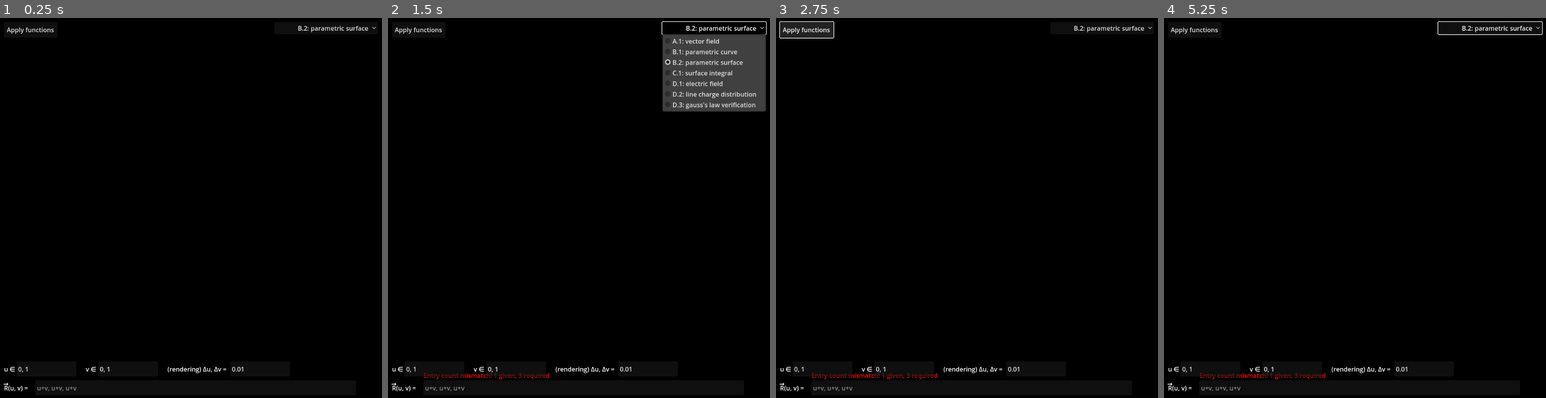
Above: before the commit, frames 1-4 (left to right).
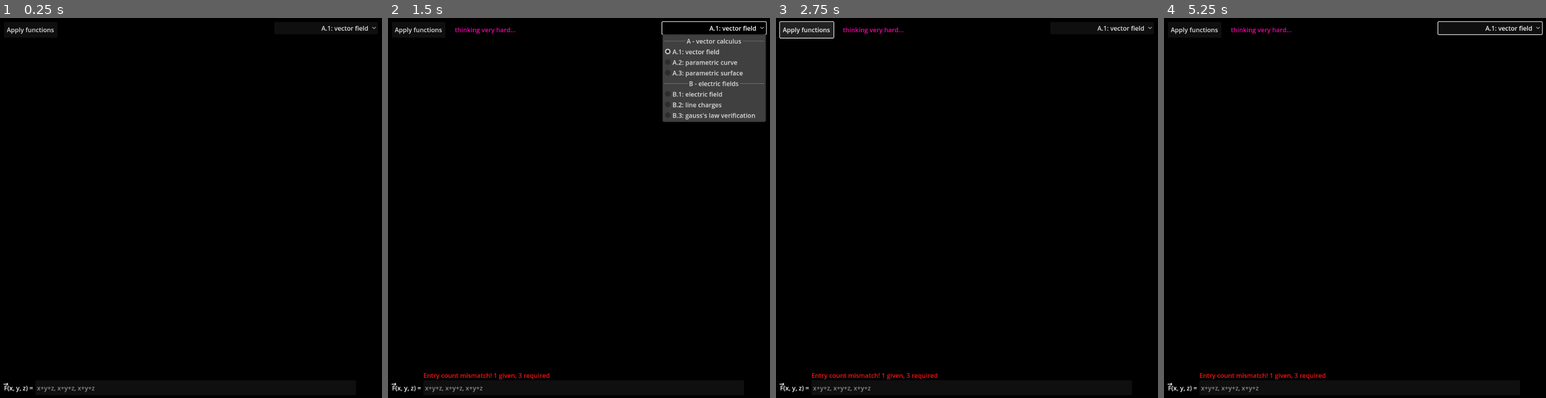
Above: after the commit, the same moments.

Repository: slotling/electromagnetism
Game: Godot game, scene res://Worlds/BaseWorlds/3d_world.tscn
Two runs of this game, one before a commit and one after it. Both use one fixed random seed, a clock stepped at 60 frames per second and the inputs below.
Inputs (mouse positions are in pixels of both pictures, inside the frame that each line leads up to):
- Up to frame 1 (0.25 s): no input
- Up to frame 2 (1.5 s): click "Apply functions" at 0.5 s; click "B.2: parametric surface" (after the commit: "A.1: vector field") at 1.25 s
- Up to frame 3 (2.75 s): click "Apply functions" at 2 s
- Up to frame 4 (5.25 s): click "B.2: parametric surface" (after the commit: "A.1: vector field") at 2.75 s; click "Apply functions" at 3.5 s; click "B.2: parametric surface" (after the commit: "A.1: vector field") at 4.25 s; tap Enter at 5 s; move the mouse to (1442, 189) at 5.02 s; click (1442, 189) at 5.1 s

The runs differ from the first frame. In frame 1, 0.5% of the frame differs, in the area x 1-97%, y 2-99%; in frame 2, 2.3%, in the area x 1-99%, y 2-99%; in frame 3, 0.7%; in frame 4, 0.7%.

Commit message:
divide sections

Diff:
--- a/Scenes/canvas_layers/information_inputs/function_input.gd
+++ b/Scenes/canvas_layers/information_inputs/function_input.gd
@@ -109,7 +109,7 @@
 			var variables_test = []
 			variables_test.resize(variable_names.size())
 			variables_test.fill(testCase)
-			var evaluation = evaluate(variables_test, true)
+			var evaluation = evaluate(variables_test, false)
 			#print(evaluation)
 			if typeof(evaluation) == TYPE_DICTIONARY and "error" in evaluation:
 				error = evaluation["error"]
--- a/Scenes/canvas_layers/information_inputs/function_input_updater.gd
+++ b/Scenes/canvas_layers/information_inputs/function_input_updater.gd
@@ -4,6 +4,10 @@
 @export var node_paths_of_function_inputs: Array[NodePath]
 
 func _on_button_pressed() -> void:
+	$Label.visible = true
+	await get_tree().process_frame
+	await get_tree().process_frame
+
 	var error_inputs = false
 	for i in node_paths_of_function_inputs:
 		#print(get_node(i)._on_button_pressed())
@@ -12,3 +16,5 @@
 		return
 	for i in node_paths_with_script_instance:
 		get_node(i).function_updater()
+
+	$Label.visible = false
--- a/Scenes/canvas_layers/information_inputs/function_input_updater.tscn
+++ b/Scenes/canvas_layers/information_inputs/function_input_updater.tscn
@@ -12,4 +12,13 @@
 offset_bottom = 64.0
 text = "Apply functions"
 
+[node name="Label" type="RichTextLabel" parent="."]
+visible = false
+offset_left = 184.0
+offset_top = 32.0
+offset_right = 616.0
+offset_bottom = 56.0
+bbcode_enabled = true
+text = "[color=\"FF00AE\"]thinking very hard...[/color]"
+
 [connection signal="pressed" from="Button" to="." method="_on_button_pressed"]
--- a/Scenes/canvas_layers/scene_switcher.gd
+++ b/Scenes/canvas_layers/scene_switcher.gd
@@ -4,12 +4,33 @@
 var scenes_loaded = []
 var current_scene = null
 
+var sectionTitle = {
+	"A": "vector calculus",
+	"B": "electric fields",
+	"C": "vector calculus",
+	"D": "vector calculus",
+	"E": "vector calculus"
+}
+
 func init(options: Dictionary, default_index=0) -> void: # name, nodepath
+	var currentSection = ""
+
+	var popup: PopupMenu = $OptionButton.get_popup()
+
+	popup.add_separator("Audio Settings") # Acts as a section title
+
 	$OptionButton.clear()
 	for i in options.keys():
+		var section = i.split(".")[0]
+		var change = currentSection != section
+		currentSection = section
+		if change:
+			popup.add_separator(section + " - " + sectionTitle[section])
 		$OptionButton.add_item(i)
 	scenes = options.values()
-	$OptionButton.select(default_index)
+	#print(options.keys()[default_index])
+	#print(sectionTitle.keys().find(options.keys()[default_index].split(".")[0]))
+	$OptionButton.select(default_index + sectionTitle.keys().find(options.keys()[default_index].split(".")[0]) + 1)
 	_on_option_button_item_selected(default_index)
 
 # Called when the node enters the scene tree for the first time.
@@ -22,6 +43,10 @@
 
 @export var freeScene = false
 func _on_option_button_item_selected(index: int) -> void:
+	var text = $OptionButton.get_item_text(index)
+	var section_index = sectionTitle.keys().find(text.split(".")[0])
+	index -= section_index + 1
+
 	if freeScene:
 		var child = G.ROOT_WORLD.get_node("Scene").get_child(0)
 		if child != null:
--- a/Worlds/1_vector_fields/1_1_fields.tscn
+++ b/Worlds/1_vector_fields/1_1_fields.tscn
@@ -9,7 +9,6 @@
 [sub_resource type="Resource" id="Resource_xxy1g"]
 script = ExtResource("2_xxy1g")
 MaxSize = 10.0
-UpperPercentile = 100
 metadata/_custom_type_script = "uid://ckj7ev16yia8c"
 
 [sub_resource type="Resource" id="Resource_nndrr"]
--- a/Worlds/3_parametric_equations/3_3_parametric_curve_input.tscn
+++ b/Worlds/3_parametric_equations/3_3_parametric_curve_input.tscn
@@ -1,9 +1,10 @@
-[gd_scene load_steps=5 format=3 uid="uid://dwfmwp0clbrc8"]
+[gd_scene load_steps=6 format=3 uid="uid://dwfmwp0clbrc8"]
 
 [ext_resource type="PackedScene" uid="uid://ds6tgon6cwvmr" path="res://Worlds/3_parametric_equations/3_1_curve.tscn" id="1_7pmbj"]
 [ext_resource type="PackedScene" uid="uid://cno5vr8ekj43" path="res://Scenes/canvas_layers/information_inputs/function_input.tscn" id="2_f5043"]
 [ext_resource type="Script" uid="uid://cw3o83iuiqjpx" path="res://Resources/Functions/overrides/SPECIAL_function_input_override.gd" id="2_s2nut"]
 [ext_resource type="PackedScene" uid="uid://qh7fqtqwc87r" path="res://Scenes/canvas_layers/information_inputs/function_input_updater.tscn" id="3_s2nut"]
+[ext_resource type="PackedScene" uid="uid://db6wg5dix75br" path="res://Scenes/canvas_layers/information_inputs/parametric_range_input.tscn" id="4_s2nut"]
 
 [node name="3_3_parametric_curve_input" instance=ExtResource("1_7pmbj")]
 
@@ -16,6 +17,24 @@
 function_name = "R"
 overriding_function_id = 1
 
-[node name="FunctionInputUpdater" parent="." index="2" instance=ExtResource("3_s2nut")]
+[node name="ParametricRangeInput" parent="." index="2" instance=ExtResource("4_s2nut")]
+node_path_with_script_instance = NodePath("../Path")
+
+[node name="SubjectLabel" parent="ParametricRangeInput/Control/ParameterSubinput" index="1"]
+text = "t ∈"
+
+[node name="ParameterSubinput2" parent="ParametricRangeInput/Control" index="1"]
+visible = false
+
+[node name="ParameterSubinput3" parent="ParametricRangeInput/Control" index="2"]
+offset_left = 208.0
+offset_right = 248.0
+
+[node name="FunctionInputUpdater" parent="." index="3" instance=ExtResource("3_s2nut")]
 node_paths_with_script_instance = Array[NodePath]([NodePath("../Path")])
-node_paths_of_function_inputs = Array[NodePath]([NodePath("../FunctionInput")])
+node_paths_of_function_inputs = Array[NodePath]([NodePath("../FunctionInput"), NodePath("../ParametricRangeInput")])
+
+[editable path="ParametricRangeInput"]
+[editable path="ParametricRangeInput/Control/ParameterSubinput"]
+[editable path="ParametricRangeInput/Control/ParameterSubinput2"]
+[editable path="ParametricRangeInput/Control/ParameterSubinput3"]
--- a/Worlds/BaseWorlds/3d_world.gd
+++ b/Worlds/BaseWorlds/3d_world.gd
@@ -5,14 +5,13 @@
 func _ready() -> void:
 	var scenes:Dictionary[String, Resource] = {
 		"A.1: vector field": load("res://Worlds/1_vector_fields/1_2_custom_functions.tscn"),
-		"B.1: parametric curve": load("res://Worlds/3_parametric_equations/3_3_parametric_curve_input.tscn"),
-		"B.2: parametric surface": load("res://Worlds/3_parametric_equations/3_4_custom_parametric_surface.tscn"),
-		"C.1: surface integral": load("res://Worlds/4_integrals/4_2_surface_integral_calculation.tscn"),
-		"D.1: electric field": load("res://Worlds/5_electric_charge/5_3_a_test_charge_with_some_charges.tscn"),
-		"D.2: line charge distribution": load("res://Worlds/5_electric_charge/5_4_arbitrary_charge_distributions.tscn"),
-		"D.3: gauss's law verification": load("res://Worlds/6_gauss_law/6_1_verifying_gauss_law.tscn"),
+		"A.2: parametric curve": load("res://Worlds/3_parametric_equations/3_3_parametric_curve_input.tscn"),
+		"A.3: parametric surface": load("res://Worlds/3_parametric_equations/3_4_custom_parametric_surface.tscn"),
+		"B.1: electric field": load("res://Worlds/5_electric_charge/5_3_a_test_charge_with_some_charges.tscn"),
+		"B.2: line charges": load("res://Worlds/5_electric_charge/5_4_arbitrary_charge_distributions.tscn"),
+		"B.3: gauss's law verification": load("res://Worlds/6_gauss_law/6_1_verifying_gauss_law.tscn"),
 	}
-	var scene_index = scenes.keys().find("B.2: parametric surface")
+	var scene_index = scenes.keys().find("A.1: vector field")
 	$SceneSwitcher.init(scenes, scene_index)
 
 
Not shown, added: Scenes/canvas_layers/scene_switcher.tscn2124317463.tmp
